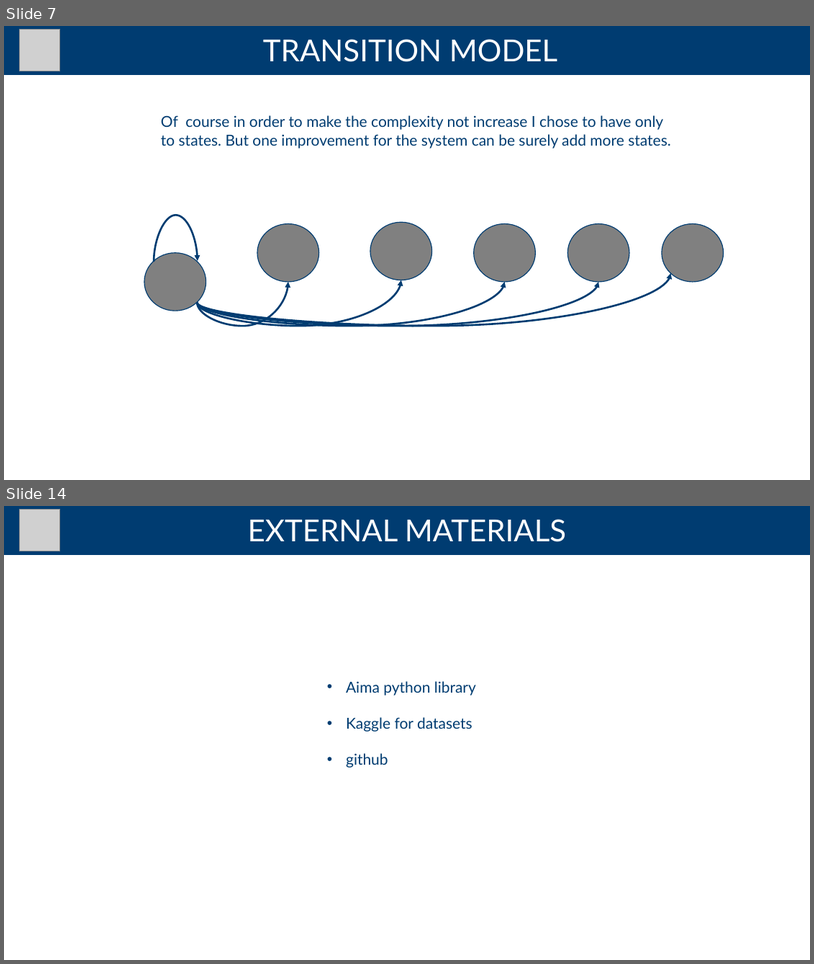
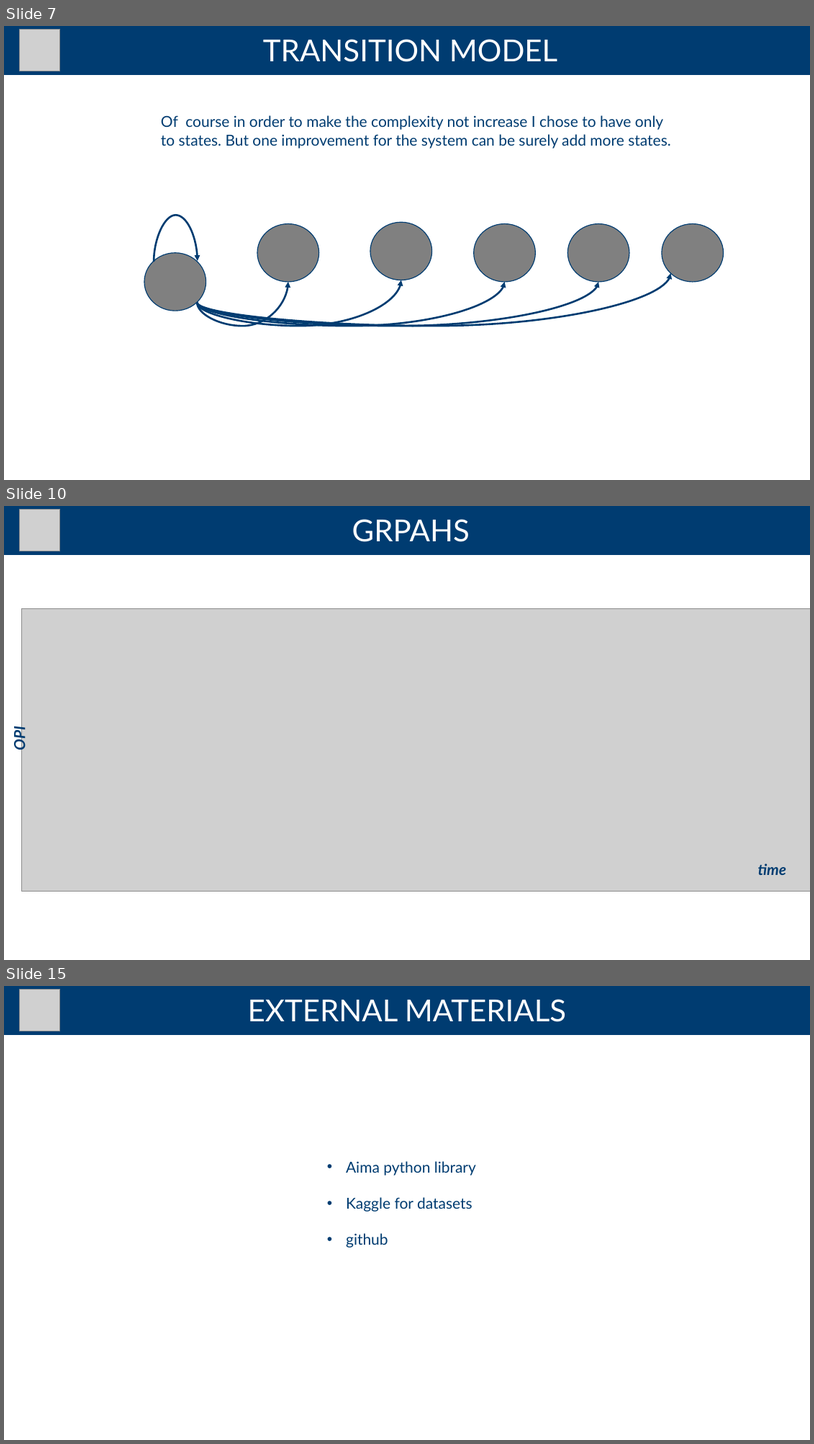
Before and after one commit to andreaTufo/FootballBettingDetectionSystem, a slide deck: presentation/presentation.pptx. Shown one above the other, each under a label of ours: slides 7 and 14 before the commit, slides 7, 10 and 15 after it; the slides between them are not shown. The pictures are 814x964 and 814x1444 pixels, drawn with LibreOffice and Linux fonts; fonts in the diff are those of the drawing; grey boxes stand for pictures. Boxes give left, top, right and bottom in pixels: in the first picture for what was removed or moved away, otherwise in the second. Text is boxed around its words. In the diff, an @@ line names an element or a change of style, - is before the commit and + after.

```diff
--- a/presentation/presentation.pptx
+++ b/presentation/presentation.pptx
@@ slide 10 added at (x1=4, y1=506, x2=810, y2=960), background #FFFFFF @@
@@ rectangle added at (x1=4, y1=506, x2=810, y2=554), fill #003C71, outline #003C71 1 pt @@
@@ picture added at (x1=19, y1=509, x2=60, y2=551) @@
@@ title added at (x1=352, y1=519, x2=470, y2=542), 36 pt, text #FFFFFF @@
+GRPAHS
@@ picture added at (x1=22, y1=608, x2=810, y2=890) @@
@@ text added at (x1=10, y1=728, x2=28, y2=749), 18 pt, text #003C71, bold, italic @@
+OPI
@@ text added at (x1=759, y1=863, x2=787, y2=875), 18 pt, text #003C71, bold, italic @@
+time
@@ what was slide 14 is now slide 15 @@
```
Also in this commit, not shown: 9 slides changed, 4 other slides added, 3 slides removed.
